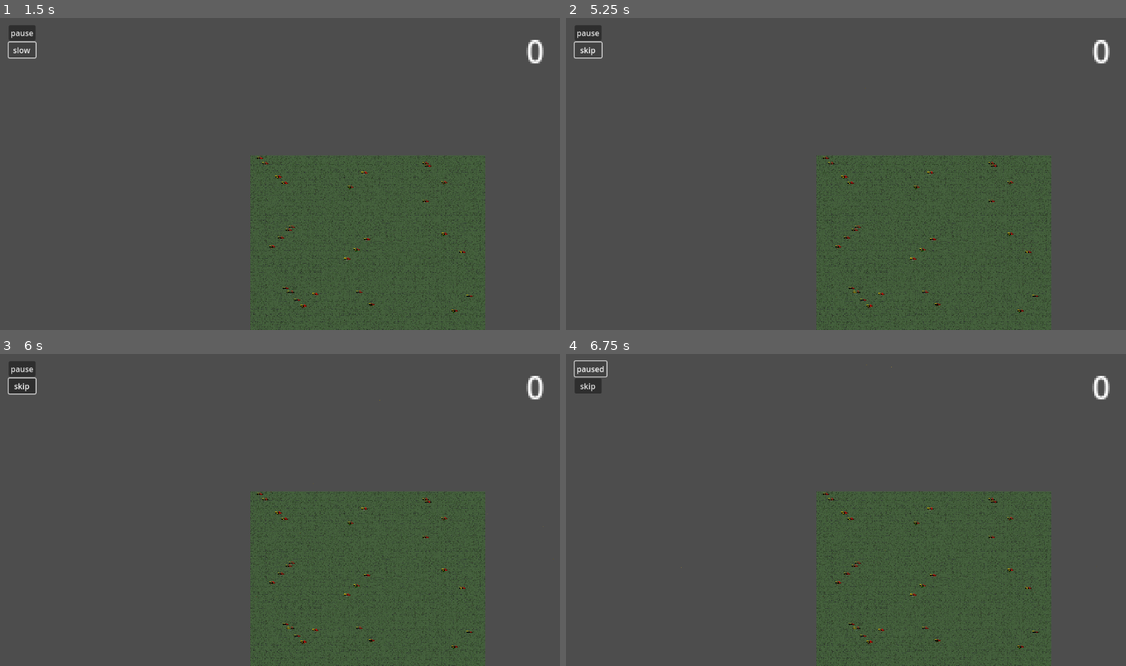
Above: before the commit, frames 1-4 (two rows, left to right).
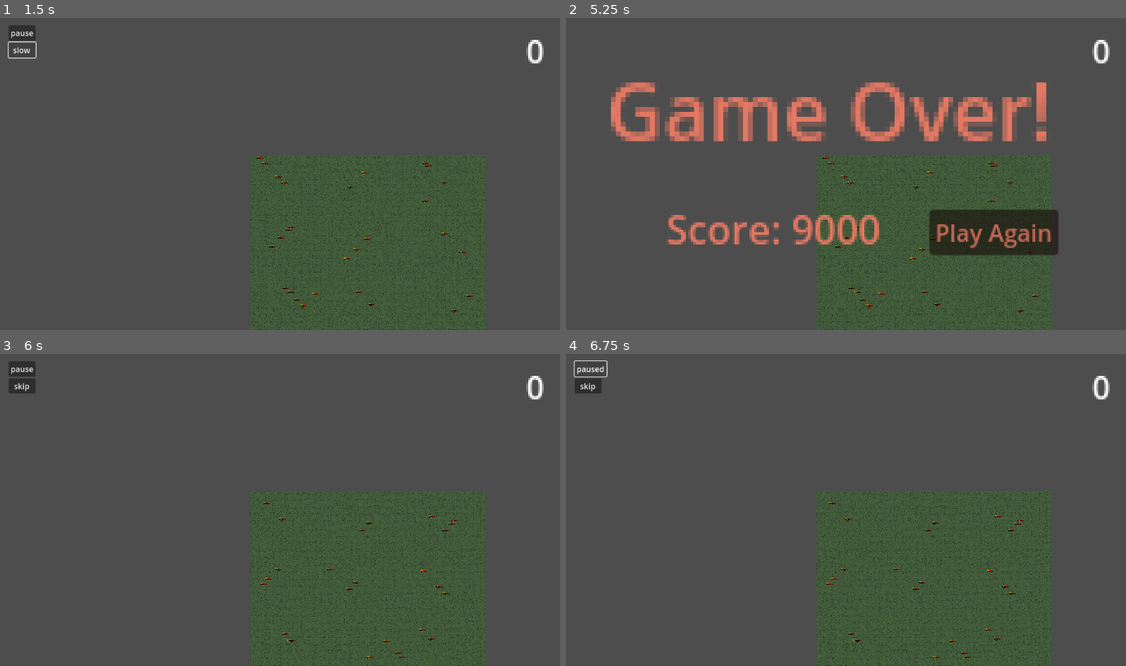
Above: after the commit, the same moments.

Repository: lewis785/ludum-dare-53
Game: Godot game, scene res://scenes/main.tscn
Same seed, same stepped clock (60 frames per second), same inputs: the game is played once before the commit and once after it.
Inputs (mouse positions are in pixels of both pictures, inside the frame that each line leads up to):
- Up to frame 1 (1.5 s): click "start" at 0.5 s; click "skip" at 1.25 s
- Up to frame 2 (5.25 s): click "slow" at 2 s; click "skip" at 2.75 s; click "slow" at 3.5 s; click "skip" at 4.25 s; click "slow" at 5 s
- Up to frame 3 (6 s): click (425, 569) at 5.75 s, where only the run after the commit has a clickable "Play Again"
- Up to frame 4 (6.75 s): click "pause" at 6.5 s

Frame 1 is identical in both runs. In frame 2, 12% of the frame differs, in the area x 1-88%, y 2-96%; in frame 3, 2.3%; in frame 4, 2.3%.

Commit message:
update targeting to use combat entity and include depot

Diff:
--- /dev/null
+++ b/scenes/combat/entity.gd
@@ -0,0 +1,55 @@
+extends Node2D
+
+@export var friendly : bool = true
+@export var alive : bool = true
+@export var active : bool = true
+@export var health : int = 1
+@export var max_health : int = 10
+@export var damage : int = 0
+@export var priority_weight : int = 1
+
+# Called when the node enters the scene tree for the first time.
+func _ready() -> void:
+	if friendly:
+		add_to_group("ally")
+	else:
+		add_to_group("enemy")
+
+
+func update_position(pos) -> void:
+	self.position = pos
+
+# Called every frame. 'delta' is the elapsed time since the previous frame.
+func _process(delta: float) -> void:
+	pass
+
+func activate() -> void:
+	active = true
+
+func deactivate() -> void:
+	active = false
+
+func take_damage(attack : int) -> void:
+	health = max(0, health - attack)
+	if health == 0:
+		alive = false
+		deactivate()
+
+func get_targets() -> Array[Node2D]:
+	var entities = get_tree().get_nodes_in_group("entity")
+	var targets : Array[Node2D] = []
+
+	for entity in entities:
+		if is_target(entity):
+			targets.append(entity)
+
+	return targets
+
+func is_target(entity) -> bool:
+	return entity.friendly != friendly and entity.alive
+
+func attack(entity) -> void:
+	entity.take_damage(damage)
+
+func heal(healing : int) -> void:
+	health = max(max_health, health + healing)
--- /dev/null
+++ b/scenes/combat/entity.tscn
@@ -0,0 +1,6 @@
+[gd_scene load_steps=2 format=3 uid="uid://cs533if32c81i"]
+
+[ext_resource type="Script" path="res://scenes/combat/entity.gd" id="1_km7i0"]
+
+[node name="entity" type="Node2D" groups=["entity"]]
+script = ExtResource("1_km7i0")
--- a/scenes/enemy/enemy.gd
+++ b/scenes/enemy/enemy.gd
@@ -5,7 +5,7 @@
 @export var damage : int = 1
 
 var obstacles : Array[Obstacle] = []
-var target : Target
+var target
 var target_check_limit: float = 2
 var time_since_target_check : float = target_check_limit
 var base_speed : float = 100
@@ -57,16 +57,16 @@
 		queue_free()
 		return
 
-	var targets : Array[Target] = find_targets()
+	var targets = find_targets()
 
 	if len(targets) == 0 :
 		return
 
 	move_to_target(targets)
 
-	update_animation()
+	process_attack_state()
 
-func update_animation() -> void:
+func process_attack_state() -> void:
 	var previously_attacking = attacking
 	attacking = in_target_range()
 
@@ -75,18 +75,19 @@
 	if !previously_attacking and attacking:
 		play_animation(randi() % 2)
 
+	if attacking:
+		$entity.attack(target)
+
 func in_target_range() -> bool:
 	return (self.position - target.position).length() < 10*scale_factor
 
 func _on_visible_on_screen_notifier_2d_screen_exited() -> void:
 	queue_free()
 
-func find_targets() -> Array[Target]:
-	var targets : Array[Node] = get_tree().get_nodes_in_group("targets")
+func find_targets():
+	return $entity.get_targets()
 
-	return convert_targets(targets)
-
-func move_to_target(targets : Array[Target]) -> void:
+func move_to_target(targets) -> void:
 	var target = closest_target(targets)
 
 	var vector : Vector2 = (target.position - self.position).normalized()
@@ -110,13 +111,13 @@
 	return speed
 
 
-func closest_target(targets : Array[Target]) -> Target:
+func closest_target(targets):
 	if time_since_target_check < target_check_limit:
 		return target
 
 	time_since_target_check = 0
 
-	var closest : Target = targets[0]
+	var closest = targets[0]
 	var closestDistance = distance(self.position, closest)
 
 	for target in targets:
@@ -129,27 +130,11 @@
 
 	return closest
 
-func distance(position : Vector2, target : Target) -> float:
-	return (target.position - position).length()/target.weight
-
-func convert_targets(nodes : Array[Node]) -> Array[Target]:
-	var markers : Array[Target] = []
-	for node in nodes:
-		var parent = node.get_parent()
-		if !parent.is_in_group("structures"):
-			continue
-
-		var structure : Structure = parent
-		if !structure.owned:
-			continue
+func distance(position : Vector2, target ) -> float:
+	return (target.position - position).length()/target.priority_weight
 
 
-		var marker : Target = node
-		markers.append(marker)
-
-	return markers
-
-func adjust_for_obstacles(target : Target, velocity : Vector2) -> Vector2:
+func adjust_for_obstacles(target, velocity : Vector2) -> Vector2:
 	var adjusted : Vector2 = Vector2(0,0)
 
 	var min_distance = 9223372036854775807
--- a/scenes/enemy/enemy.tscn
+++ b/scenes/enemy/enemy.tscn
@@ -1,7 +1,8 @@
-[gd_scene load_steps=29 format=3 uid="uid://bn1ar05oul7hp"]
+[gd_scene load_steps=30 format=3 uid="uid://bn1ar05oul7hp"]
 
 [ext_resource type="Script" path="res://scenes/enemy/enemy.gd" id="1_gyipw"]
 [ext_resource type="Texture2D" uid="uid://b20wpihdnw2fi" path="res://assets/enemy/Enemy5-Attack1.png" id="2_fcb7n"]
+[ext_resource type="PackedScene" uid="uid://cs533if32c81i" path="res://scenes/combat/entity.tscn" id="2_tti21"]
 [ext_resource type="Texture2D" uid="uid://chfckc0vobg7k" path="res://assets/enemy/Enemy5-Attack2.png" id="3_p58el"]
 [ext_resource type="Texture2D" uid="uid://chmvbs2es1ur8" path="res://assets/enemy/Enemy5-Walk1.png" id="4_75nwu"]
 
@@ -188,6 +189,11 @@
 health = 20
 metadata/_edit_group_ = true
 
+[node name="entity" parent="." instance=ExtResource("2_tti21")]
+friendly = false
+max_health = 1
+damage = 1
+
 [node name="AnimatedSprite2D" type="AnimatedSprite2D" parent="."]
 texture_filter = 1
 scale = Vector2(0.2, 0.2)
--- a/scenes/enemy/kerri.tscn
+++ b/scenes/enemy/kerri.tscn
@@ -1,8 +1,203 @@
-[gd_scene load_steps=4 format=3 uid="uid://dlqnysqwtx28v"]
+[gd_scene load_steps=34 format=3 uid="uid://dlqnysqwtx28v"]
 
 [ext_resource type="PackedScene" uid="uid://diu6ls3spsxlf" path="res://scenes/enemy/target.tscn" id="1_p6oom"]
 [ext_resource type="PackedScene" uid="uid://c42uutkvkk8cc" path="res://scenes/enemy/obstacle.tscn" id="1_xhqd8"]
 [ext_resource type="PackedScene" uid="uid://cef7nfykxy18e" path="res://scenes/enemy/spawn.tscn" id="2_3l6eg"]
+[ext_resource type="Script" path="res://scenes/enemy/enemy.gd" id="4_x3vyr"]
+[ext_resource type="PackedScene" uid="uid://cs533if32c81i" path="res://scenes/combat/entity.tscn" id="5_bo7tm"]
+[ext_resource type="Texture2D" uid="uid://b20wpihdnw2fi" path="res://assets/enemy/Enemy5-Attack1.png" id="6_5nbmd"]
+[ext_resource type="Texture2D" uid="uid://chfckc0vobg7k" path="res://assets/enemy/Enemy5-Attack2.png" id="7_3qyu3"]
+[ext_resource type="Texture2D" uid="uid://chmvbs2es1ur8" path="res://assets/enemy/Enemy5-Walk1.png" id="8_q65na"]
+
+[sub_resource type="AtlasTexture" id="AtlasTexture_fv7pk"]
+atlas = ExtResource("6_5nbmd")
+region = Rect2(0, 0, 48, 48)
+
+[sub_resource type="AtlasTexture" id="AtlasTexture_uyi8y"]
+atlas = ExtResource("6_5nbmd")
+region = Rect2(48, 0, 48, 48)
+
+[sub_resource type="AtlasTexture" id="AtlasTexture_c7tps"]
+atlas = ExtResource("6_5nbmd")
+region = Rect2(96, 0, 48, 48)
+
+[sub_resource type="AtlasTexture" id="AtlasTexture_ujyo0"]
+atlas = ExtResource("6_5nbmd")
+region = Rect2(144, 0, 48, 48)
+
+[sub_resource type="AtlasTexture" id="AtlasTexture_w4a3e"]
+atlas = ExtResource("6_5nbmd")
+region = Rect2(192, 0, 48, 48)
+
+[sub_resource type="AtlasTexture" id="AtlasTexture_ihxlx"]
+atlas = ExtResource("6_5nbmd")
+region = Rect2(240, 0, 48, 48)
+
+[sub_resource type="AtlasTexture" id="AtlasTexture_gbhjy"]
+atlas = ExtResource("6_5nbmd")
+region = Rect2(288, 0, 48, 48)
+
+[sub_resource type="AtlasTexture" id="AtlasTexture_a0eok"]
+atlas = ExtResource("6_5nbmd")
+region = Rect2(336, 0, 48, 48)
+
+[sub_resource type="AtlasTexture" id="AtlasTexture_wh8bb"]
+atlas = ExtResource("7_3qyu3")
+region = Rect2(0, 0, 48, 48)
+
+[sub_resource type="AtlasTexture" id="AtlasTexture_aqokp"]
+atlas = ExtResource("7_3qyu3")
+region = Rect2(48, 0, 48, 48)
+
+[sub_resource type="AtlasTexture" id="AtlasTexture_k8fge"]
+atlas = ExtResource("7_3qyu3")
+region = Rect2(96, 0, 48, 48)
+
+[sub_resource type="AtlasTexture" id="AtlasTexture_87acb"]
+atlas = ExtResource("7_3qyu3")
+region = Rect2(144, 0, 48, 48)
+
+[sub_resource type="AtlasTexture" id="AtlasTexture_3suan"]
+atlas = ExtResource("7_3qyu3")
+region = Rect2(192, 0, 48, 48)
+
+[sub_resource type="AtlasTexture" id="AtlasTexture_n54u4"]
+atlas = ExtResource("7_3qyu3")
+region = Rect2(240, 0, 48, 48)
+
+[sub_resource type="AtlasTexture" id="AtlasTexture_oopnc"]
+atlas = ExtResource("7_3qyu3")
+region = Rect2(288, 0, 48, 48)
+
+[sub_resource type="AtlasTexture" id="AtlasTexture_x8jbh"]
+atlas = ExtResource("7_3qyu3")
+region = Rect2(336, 0, 48, 48)
+
+[sub_resource type="AtlasTexture" id="AtlasTexture_myqm2"]
+atlas = ExtResource("8_q65na")
+region = Rect2(0, 0, 32, 32)
+
+[sub_resource type="AtlasTexture" id="AtlasTexture_eodwf"]
+atlas = ExtResource("8_q65na")
+region = Rect2(32, 0, 32, 32)
+
+[sub_resource type="AtlasTexture" id="AtlasTexture_y1kx4"]
+atlas = ExtResource("8_q65na")
+region = Rect2(64, 0, 32, 32)
+
+[sub_resource type="AtlasTexture" id="AtlasTexture_14muo"]
+atlas = ExtResource("8_q65na")
+region = Rect2(96, 0, 32, 32)
+
+[sub_resource type="AtlasTexture" id="AtlasTexture_uy71e"]
+atlas = ExtResource("8_q65na")
+region = Rect2(128, 0, 32, 32)
+
+[sub_resource type="AtlasTexture" id="AtlasTexture_rtx3c"]
+atlas = ExtResource("8_q65na")
+region = Rect2(160, 0, 32, 32)
+
+[sub_resource type="SpriteFrames" id="SpriteFrames_jw21e"]
+animations = [{
+"frames": [{
+"duration": 1.0,
+"texture": SubResource("AtlasTexture_fv7pk")
+}, {
+"duration": 1.0,
+"texture": SubResource("AtlasTexture_uyi8y")
+}, {
+"duration": 1.0,
+"texture": SubResource("AtlasTexture_c7tps")
+}, {
+"duration": 1.0,
+"texture": SubResource("AtlasTexture_ujyo0")
+}, {
+"duration": 1.0,
+"texture": SubResource("AtlasTexture_w4a3e")
+}, {
+"duration": 1.0,
+"texture": SubResource("AtlasTexture_ihxlx")
+}, {
+"duration": 1.0,
+"texture": SubResource("AtlasTexture_gbhjy")
+}, {
+"duration": 1.0,
+"texture": SubResource("AtlasTexture_a0eok")
+}],
+"loop": true,
+"name": &"attack1",
+"speed": 5.0
+}, {
+"frames": [{
+"duration": 1.0,
+"texture": SubResource("AtlasTexture_wh8bb")
+}, {
+"duration": 1.0,
+"texture": SubResource("AtlasTexture_aqokp")
+}, {
+"duration": 1.0,
+"texture": SubResource("AtlasTexture_k8fge")
+}, {
+"duration": 1.0,
+"texture": SubResource("AtlasTexture_87acb")
+}, {
+"duration": 1.0,
+"texture": SubResource("AtlasTexture_3suan")
+}, {
+"duration": 1.0,
+"texture": SubResource("AtlasTexture_n54u4")
+}, {
+"duration": 1.0,
+"texture": SubResource("AtlasTexture_oopnc")
+}, {
+"duration": 1.0,
+"texture": SubResource("AtlasTexture_x8jbh")
+}],
+"loop": true,
+"name": &"attack2",
+"speed": 5.0
+}, {
+"frames": [{
+"duration": 1.0,
+"texture": SubResource("AtlasTexture_myqm2")
+}, {
+"duration": 1.0,
+"texture": SubResource("AtlasTexture_eodwf")
+}, {
+"duration": 1.0,
+"texture": SubResource("AtlasTexture_y1kx4")
+}, {
+"duration": 1.0,
+"texture": SubResource("AtlasTexture_14muo")
+}, {
+"duration": 1.0,
+"texture": SubResource("AtlasTexture_uy71e")
+}, {
+"duration": 1.0,
+"texture": SubResource("AtlasTexture_rtx3c")
+}],
+"loop": true,
+"name": &"walk",
+"speed": 5.0
+}]
+
+[sub_resource type="CapsuleShape2D" id="CapsuleShape2D_krpay"]
+radius = 3.0
+height = 8.0
+
+[sub_resource type="PackedScene" id="PackedScene_idi2l"]
+resource_local_to_scene = true
+_bundled = {
+"conn_count": 1,
+"conns": PackedInt32Array(4, 0, 23, 22, 2, 0, 0),
+"editable_instances": [],
+"names": PackedStringArray("enemy", "position", "gravity_scale", "script", "health", "metadata/_edit_group_", "RigidBody2D", "entity", "friendly", "max_health", "damage", "AnimatedSprite2D", "texture_filter", "scale", "sprite_frames", "animation", "CollisionShape2D", "light_mask", "shape", "debug_color", "VisibleOnScreenNotifier2D", "visible", "_on_visible_on_screen_notifier_2d_screen_exited", "screen_exited"),
+"node_count": 5,
+"node_paths": [],
+"nodes": PackedInt32Array(-1, -1, 6, 0, -1, 5, 1, 0, 2, 1, 3, 2, 4, 3, 5, 4, 0, 0, 0, 2147483647, 7, 5, 3, 8, 6, 9, 7, 10, 7, 0, 0, 0, 11, 11, -1, 4, 12, 7, 13, 8, 14, 9, 15, 10, 0, 0, 0, 16, 16, -1, 3, 17, 11, 18, 12, 19, 13, 0, 0, 0, 20, 20, -1, 1, 21, 6, 0),
+"variants": [Vector2(64, 70), 0.0, ExtResource("4_x3vyr"), 20, true, ExtResource("5_bo7tm"), false, 1, Vector2(0.2, 0.2), SubResource("SpriteFrames_jw21e"), &"attack1", 0, SubResource("CapsuleShape2D_krpay"), Color(0, 0.6, 0.701961, 0.054902)],
+"version": 3
+}
 
 [node name="kerri" type="Node2D"]
 
@@ -16,6 +211,7 @@
 position = Vector2(682, 372)
 
 [node name="spawn" parent="." instance=ExtResource("2_3l6eg")]
+enemy_scene = SubResource("PackedScene_idi2l")
 
 [node name="Obstacle2" parent="." instance=ExtResource("1_xhqd8")]
 position = Vector2(466, 160)
--- a/scenes/enemy/target.gd
+++ b/scenes/enemy/target.gd
@@ -1,12 +1,11 @@
 class_name Target extends Marker2D
 
 @export var weight : int = 1
+@export var health : int = 1
 
 # Called when the node enters the scene tree for the first time.
 func _ready() -> void:
-	var parent = self.get_parent()
-	self.position = parent.position
-	pass # Replace with function body.
+	pass
 
 func update() -> void:
 	var parent = self.get_parent()
--- a/scenes/menu/menu.gd
+++ b/scenes/menu/menu.gd
@@ -33,10 +33,10 @@
 
 
 func is_game_over() -> bool:
-	var nodes = get_tree().get_nodes_in_group("structures")
+	var entities = get_tree().get_nodes_in_group("entity")
 
-	for node in nodes:
-		if node.owned:
+	for entity in entities:
+		if entity.friendly and entity.alive and entity.active:
 			return false
 
 	return true
--- a/scenes/structure/structure.gd
+++ b/scenes/structure/structure.gd
@@ -59,6 +59,7 @@
 
 	_border.hide()
 	_target.weight = 1
+
 	if is_tower and _animated_sprite:
 		_target.weight = 10
 		_animated_sprite.frame = structure_state.tower_good
--- a/scenes/structure/structure.tscn
+++ b/scenes/structure/structure.tscn
@@ -1,6 +1,7 @@
-[gd_scene load_steps=28 format=3 uid="uid://sd50xggadb4x"]
+[gd_scene load_steps=29 format=3 uid="uid://sd50xggadb4x"]
 
 [ext_resource type="Script" path="res://scenes/structure/structure.gd" id="1_lu5co"]
+[ext_resource type="PackedScene" uid="uid://cs533if32c81i" path="res://scenes/combat/entity.tscn" id="2_f0kq4"]
 [ext_resource type="Texture2D" uid="uid://d2drtgly02a7l" path="res://assets/village/good_town.png" id="2_ymwu0"]
 [ext_resource type="Texture2D" uid="uid://7hpnbnpn8wyx" path="res://assets/village/bad_town.png" id="3_jh6o1"]
 [ext_resource type="Texture2D" uid="uid://cqt6l860xjcg4" path="res://assets/village/bunker_good.png" id="4_45q1i"]
@@ -127,6 +128,12 @@
 [node name="structure" type="Node2D" groups=["structures"]]
 script = ExtResource("1_lu5co")
 
+[node name="entity" parent="." instance=ExtResource("2_f0kq4")]
+active = false
+health = 100
+max_health = 100
+damage = 10
+
 [node name="StructureArea2D" type="Area2D" parent="."]
 position = Vector2(1, 1)
 
--- a/scenes/supply_depot/supply_depot.gd
+++ b/scenes/supply_depot/supply_depot.gd
@@ -12,6 +12,8 @@
 	$RefillTimer.start()
 	$DepotSprite.play('depot-healthy')
 
+	$entity.update_position(self.position)
+
 func refill():
 	$truck_coordinator/SupplyStore.add_supply(refill_rate)
 	$SupplyBar.set_percentage($truck_coordinator/SupplyStore.supplies)
--- a/scenes/supply_depot/supply_depot.tscn
+++ b/scenes/supply_depot/supply_depot.tscn
@@ -1,7 +1,8 @@
-[gd_scene load_steps=18 format=3 uid="uid://dhf8loxej1fdg"]
+[gd_scene load_steps=19 format=3 uid="uid://dhf8loxej1fdg"]
 
 [ext_resource type="Script" path="res://scenes/supply_depot/supply_depot.gd" id="1_8fqxo"]
 [ext_resource type="Texture2D" uid="uid://o6r78b3qslt7" path="res://assets/depot-light.png" id="1_pfjkr"]
+[ext_resource type="PackedScene" uid="uid://cs533if32c81i" path="res://scenes/combat/entity.tscn" id="2_fx2ib"]
 [ext_resource type="PackedScene" uid="uid://dpmoir6bxfdp7" path="res://scenes/supply_truck/truck_coordinator.tscn" id="2_gcobm"]
 [ext_resource type="PackedScene" uid="uid://bedx7ybi8m0ef" path="res://scenes/supply_store/supply_store.tscn" id="4_3321a"]
 [ext_resource type="PackedScene" uid="uid://dws8yrkuha0xn" path="res://scenes/status_bar/status_bar.tscn" id="5_qdkt8"]
@@ -90,6 +91,10 @@
 [node name="supply_depot" type="Area2D"]
 script = ExtResource("1_8fqxo")
 
+[node name="entity" parent="." instance=ExtResource("2_fx2ib")]
+health = 100
+max_health = 100
+
 [node name="DepotSprite" type="AnimatedSprite2D" parent="."]
 position = Vector2(0, -9.01217)
 sprite_frames = SubResource("SpriteFrames_u2thd")
